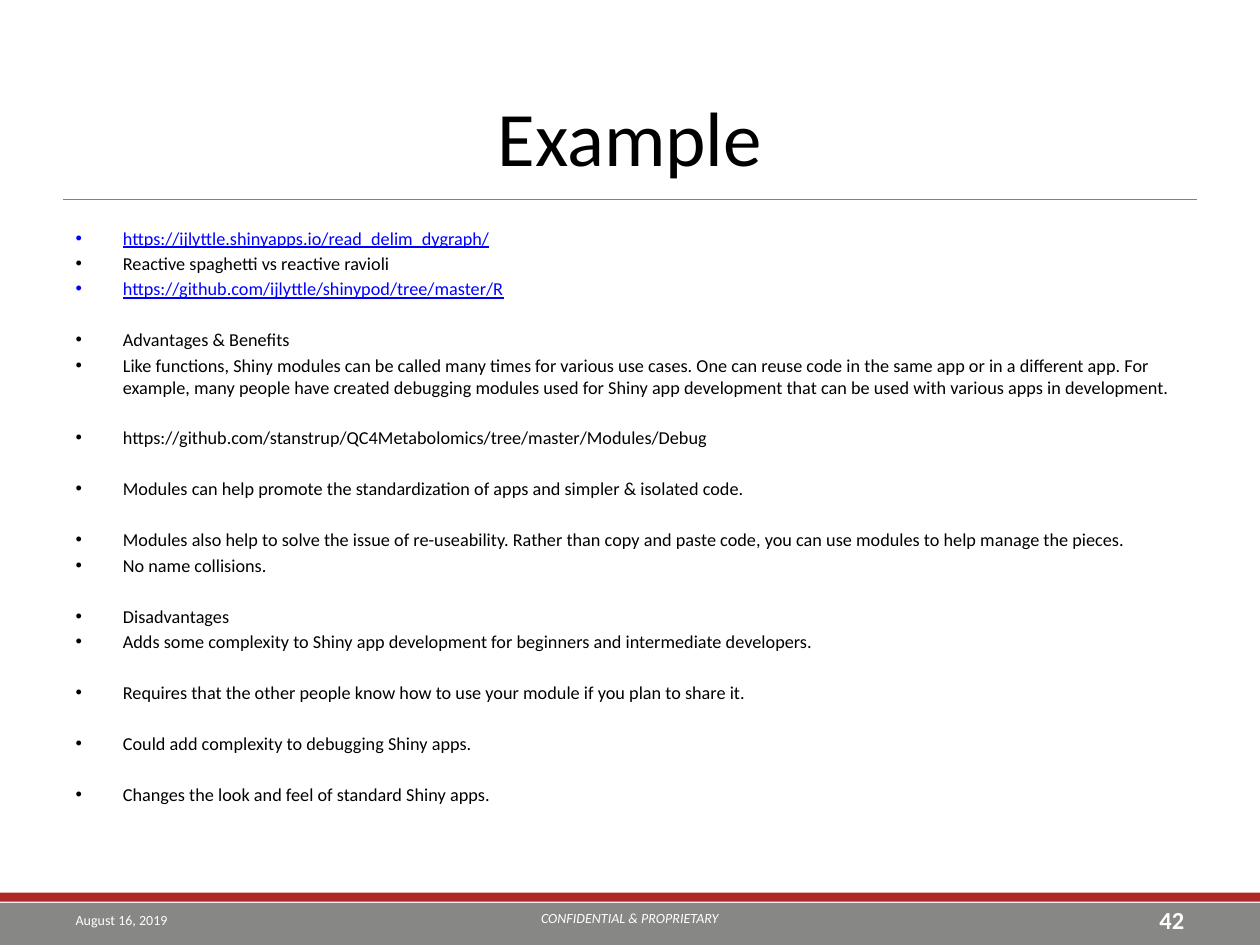
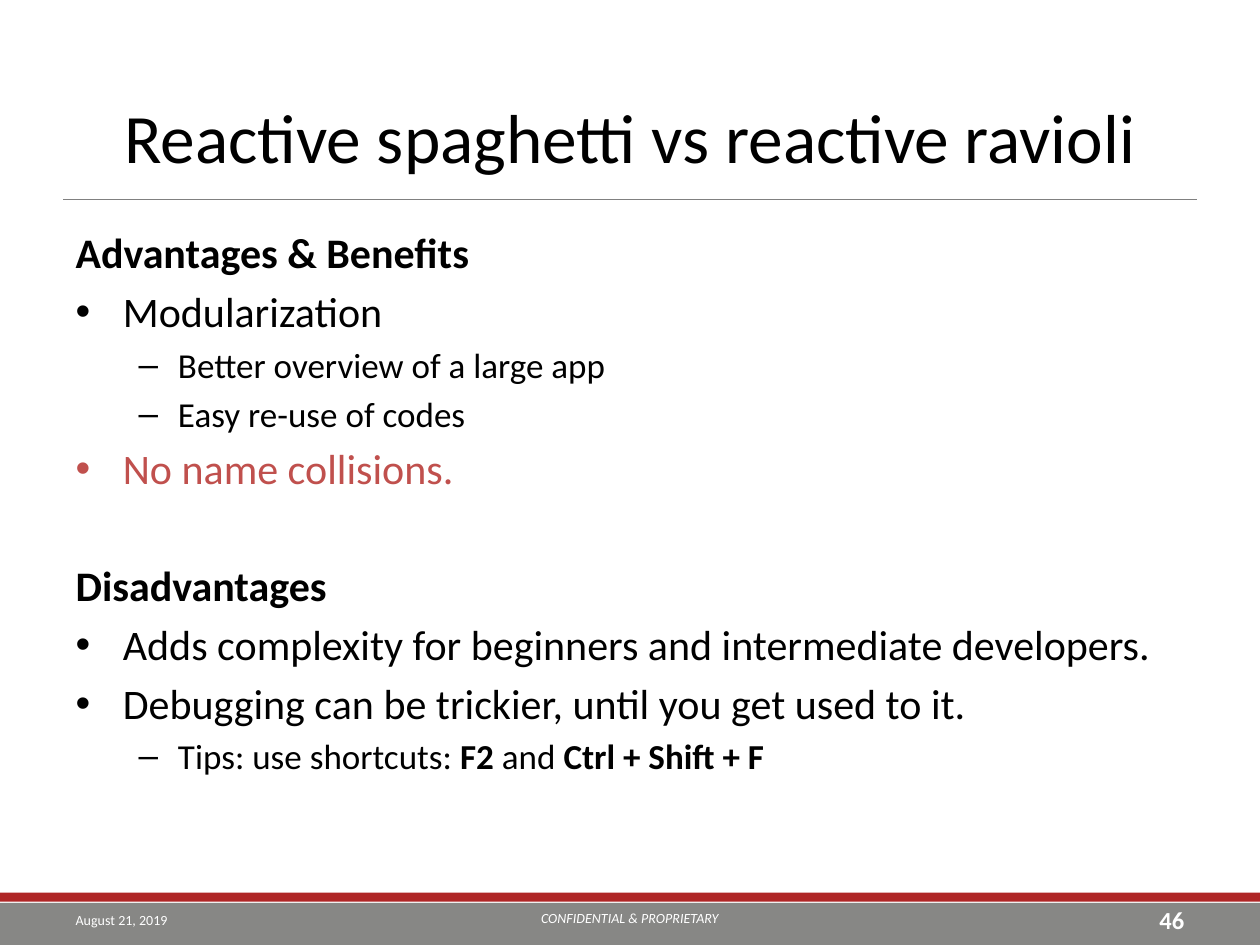
Before and after one commit to TEA-Analytics/ShinyWorkshop, a slide deck: slide 46 of Day 2.pptx (slide 42 before the commit). Drawn at 1260x945 pixels with LibreOffice and Linux fonts; fonts in the diff are those of the drawing; background and template pictures are left out. Boxes give left, top, right and bottom in pixels: in the first picture for what was removed or moved away, otherwise in the second. Text is boxed around its words. In the diff, an @@ line names an element or a change of style, - is before the commit and + after.

```diff
--- a/Day 2.pptx
+++ b/Day 2.pptx
@@ title at box(124, 115, 1135, 175): text changed; size 44 to 39.6 pt @@
-Example
+Reactive spaghetti vs reactive ravioli
@@ text at box(76, 238, 469, 608): size 10.4 to 24 pt in "Advantages & Benefits", "No name collisions.", "Disadvantages"; bold on in "Advantages & Benefits", "Disadvantages"; text colour #000000 to #C0504D in "No name collisions."; bullet • to none; more space between paragraphs @@
@@ text at box(123, 232, 503, 299): paragraphs removed @@
-• https://ijlyttle.shinyapps.io/read_delim_dygraph/
-• Reactive spaghetti vs reactive ravioli
-• https://github.com/ijlyttle/shinypod/tree/master/R
@@ text at box(123, 297, 605, 433): text changed; size 10.4 to 20 pt @@
-• Like functions, Shiny modules can be called many times for various use cases. One can reuse code in the same app or in a different app. For example, many people have created debugging modules used for Shiny app development that can be used with various apps in development.
-• https://github.com/stanstrup/QC4Metabolomics/tree/master/Modules/Debug
-• Modules can help promote the standardization of apps and simpler & isolated code.
-• Modules also help to solve the issue of re-useability. Rather than copy and paste code, you can use modules to help manage the pieces.
+• Modularization
+  – Better overview of a large app
+  – Easy re-use of codes
@@ text at box(123, 630, 1150, 775): text changed; size 10.4 to 24 pt @@
-• Adds some complexity to Shiny app development for beginners and intermediate developers.
-• Requires that the other people know how to use your module if you plan to share it.
-• Could add complexity to debugging Shiny apps.
-• Changes the look and feel of standard Shiny apps.
+• Adds complexity for beginners and intermediate developers.
+• Debugging can be trickier, until you get used to it.
+  – Tips: use shortcuts: F2 and Ctrl + Shift + F
@@ text at box(76, 916, 167, 928): text changed @@
-August 16, 2019
+August 21, 2019
@@ page number at box(1159, 912, 1184, 929): text changed @@
-42
+46
```
Also in this commit, not shown: 40 other slides changed, 11 slides added, 4 slides removed, 14 other files.
